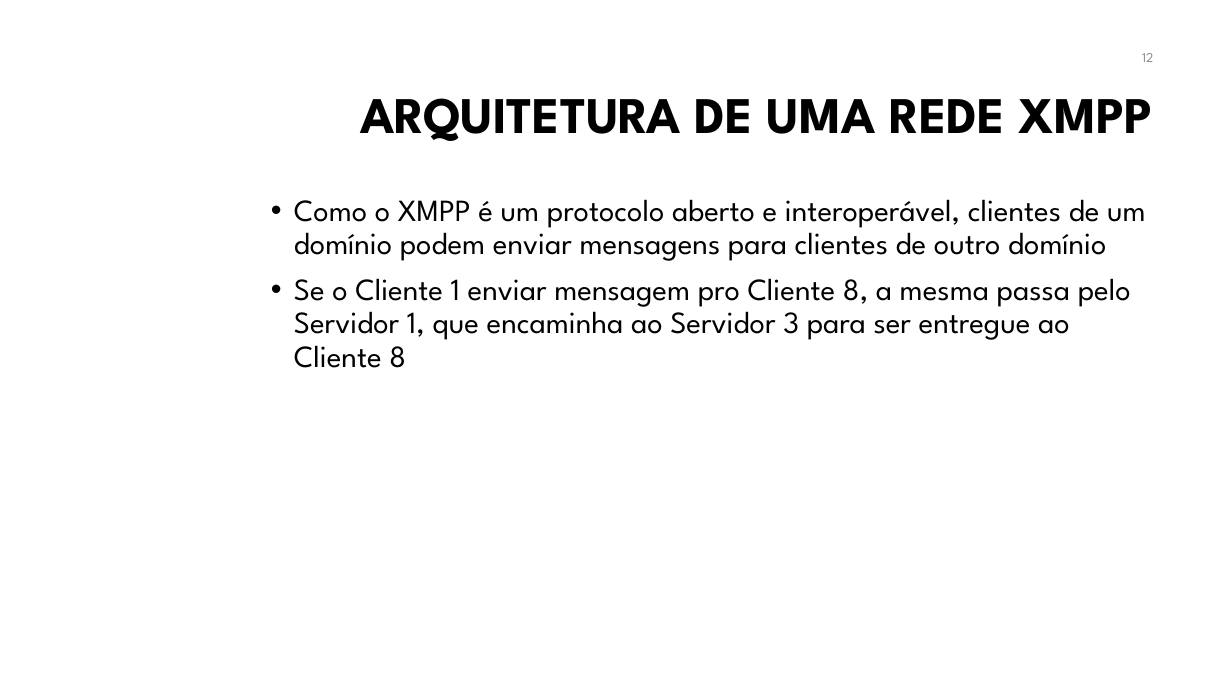
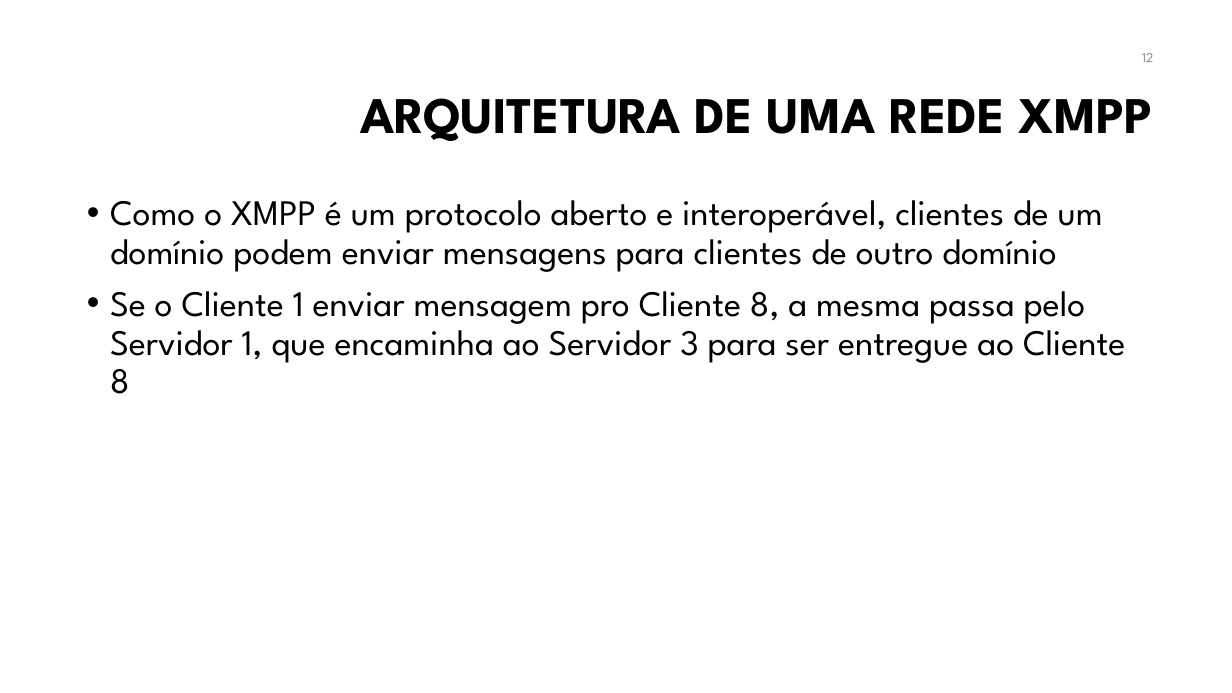
Before and after one commit to manoelcampos/sistemas-distribuidos, a slide deck: slide 12 of projects/06-xmpp-chat-client/xmpp.pptx. Drawn at 1232x693 pixels with LibreOffice and Linux fonts; fonts in the diff are those of the drawing; background and template pictures are left out. Boxes give left, top, right and bottom in pixels: in the first picture for what was removed or moved away, otherwise in the second. Text is boxed around its words. In the diff, an @@ line names an element or a change of style, - is before the commit and + after.

Commit message:
Atualiza slides XMPP

```diff
--- a/projects/06-xmpp-chat-client/xmpp.pptx
+++ b/projects/06-xmpp-chat-client/xmpp.pptx
@@ text "Como o XMPP é um ..." moved from (x1=294, y1=199, x2=1146, y2=368) to (x1=110, y1=200, x2=1125, y2=394) @@
@@ text "Como o XMPP é um ..." at (x1=110, y1=200, x2=1125, y2=394): size 24 to 28 pt @@
```
Also in this commit, not shown: 15 other slides changed, 1 slide added, 1 other file.
